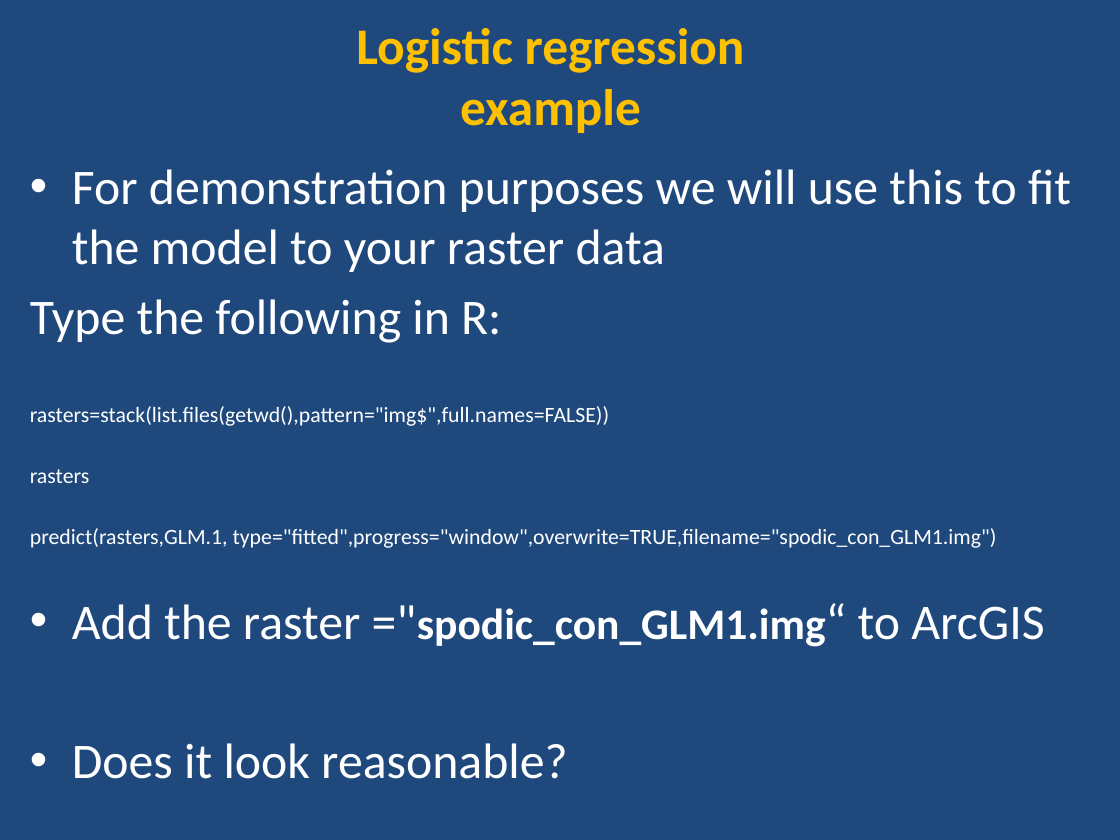
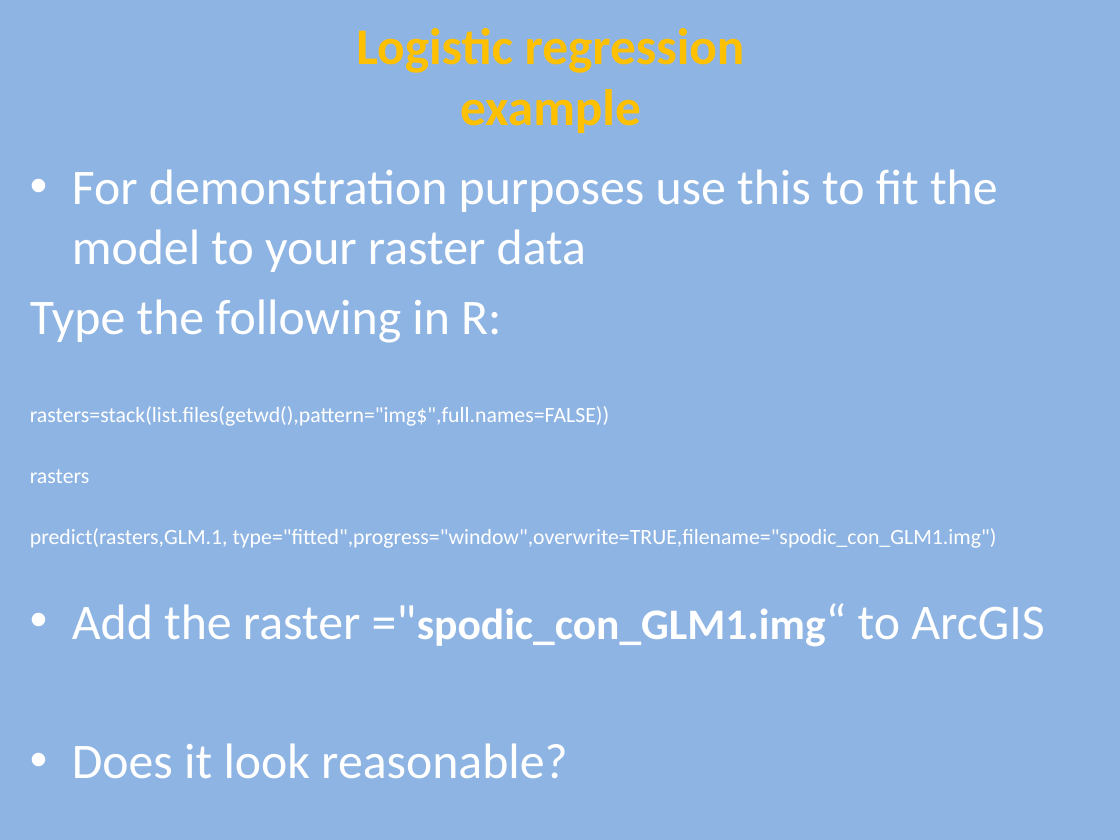
Before and after one commit to ncss-tech/stats_for_soil_survey, a slide deck: slide 22 of presentations/logistic_regression/Logistic.pptx (slide 9 before the commit). Drawn at 1120x840 pixels with LibreOffice and Linux fonts; fonts in the diff are those of the drawing. Boxes give left, top, right and bottom in pixels: in the first picture for what was removed or moved away, otherwise in the second. Text is boxed around its words. In the diff, an @@ line names an element or a change of style, - is before the commit and + after.

```diff
--- a/presentations/logistic_regression/Logistic.pptx
+++ b/presentations/logistic_regression/Logistic.pptx
@@ background #1F497D to #8EB4E3 @@
@@ text at [72,169,998,272]: text changed @@
-• For demonstration purposes we will use this to fit the model to your raster data
+• For demonstration purposes use this to fit the model to your raster data
```
Also in this commit, not shown: 16 other slides changed, 12 slides added, 1 other file.
